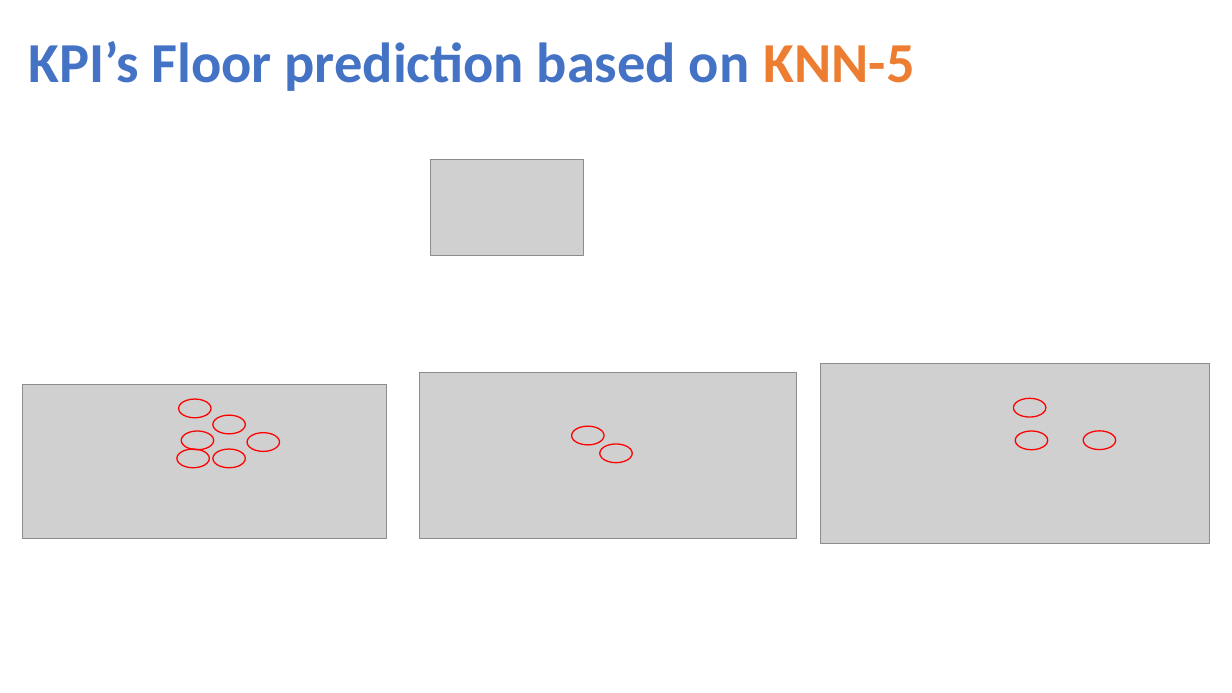
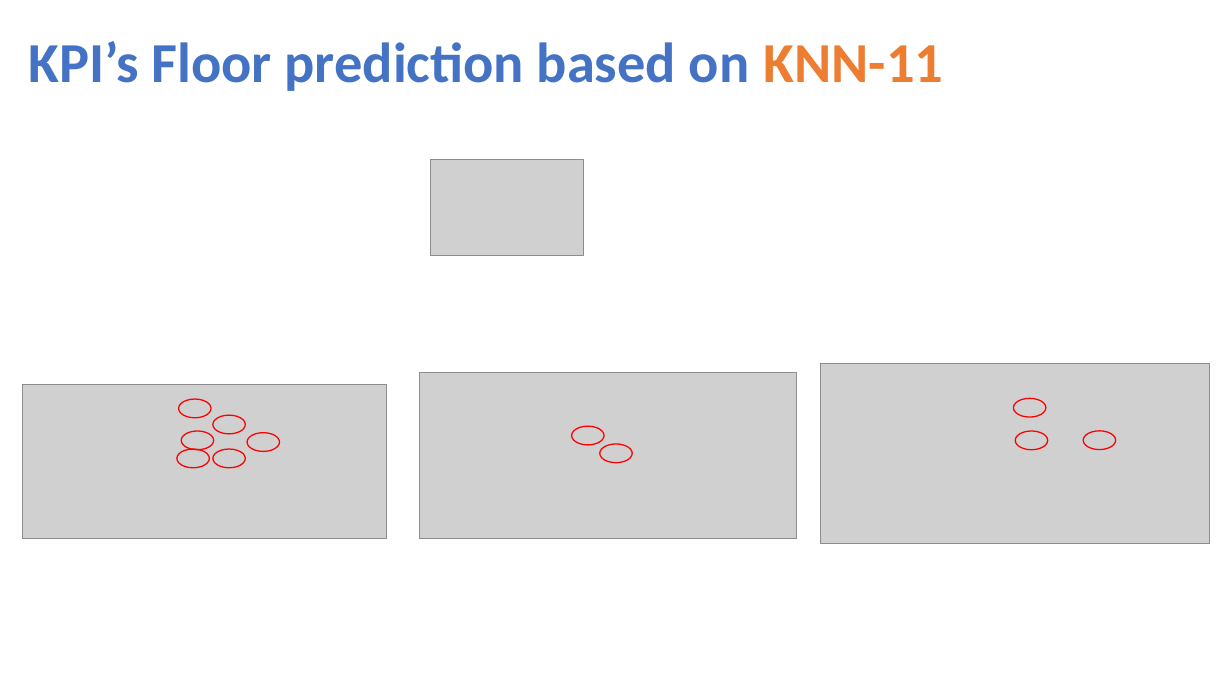
Before and after one commit to NatasjaFortuin/Wifi-locationing, a slide deck: slide 47 of Data etc/Pres Wifi.pptx. Drawn at 1232x693 pixels with LibreOffice and Linux fonts; fonts in the diff are those of the drawing; grey boxes stand for pictures. Boxes give left, top, right and bottom in pixels: in the first picture for what was removed or moved away, otherwise in the second. Text is boxed around its words. In the diff, an @@ line names an element or a change of style, - is before the commit and + after.

```diff
--- a/Data etc/Pres Wifi.pptx
+++ b/Data etc/Pres Wifi.pptx
@@ title at (29, 41, 944, 91): text changed @@
-KPI’s Floor prediction based on KNN-5
+KPI’s Floor prediction based on KNN-11
```
Also in this commit, not shown: 5 other slides changed, 2 slides added, 2 slides removed, 6 other files.
